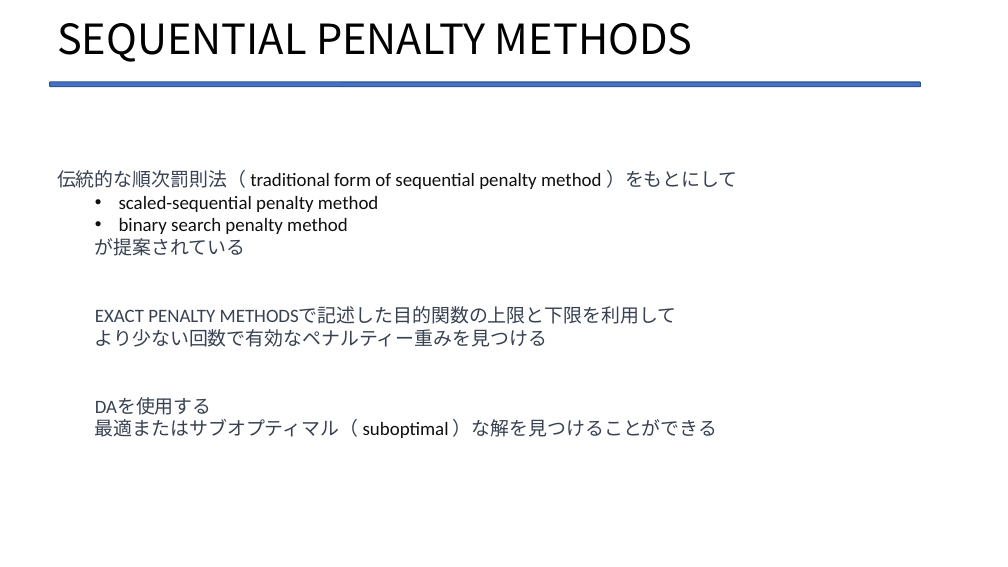
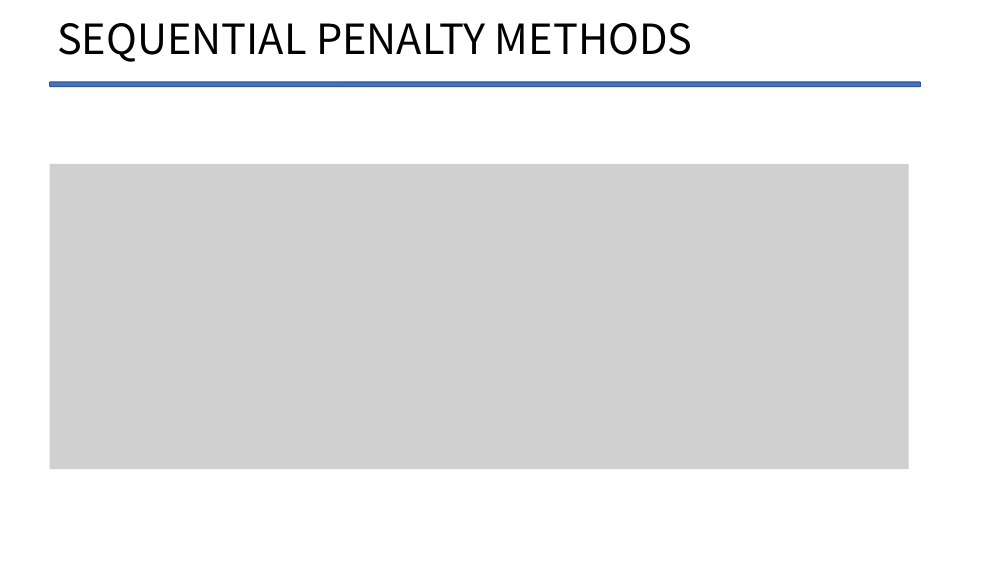
Before and after one commit to Legolas9999/zemi, a slide deck: slide 26 of lcj_ron_zemi2.pptx. Drawn at 1008x567 pixels with LibreOffice and Linux fonts; fonts in the diff are those of the drawing; grey boxes stand for pictures. Boxes give left, top, right and bottom in pixels: in the first picture for what was removed or moved away, otherwise in the second. Text is boxed around its words. In the diff, an @@ line names an element or a change of style, - is before the commit and + after.

```diff
--- a/lcj_ron_zemi2.pptx
+++ b/lcj_ron_zemi2.pptx
@@ picture added at (50, 164, 909, 470) @@
@@ text removed at (57, 170, 737, 438) @@
-伝統的な順次罰則法（ traditional form of sequential penalty method ）をもとにして
-  • scaled-sequential penalty method
-  • binary search penalty method
-  が提案されている
-  EXACT PENALTY METHODSで記述した目的関数の上限と下限を利用して
-  より少ない回数で有効なペナルティー重みを見つける
-  DAを使用する
-  最適またはサブオプティマル（ suboptimal ）な解を見つけることができる
```
Also in this commit, not shown: 16 other slides changed, 4 slides added, 5 other files.
